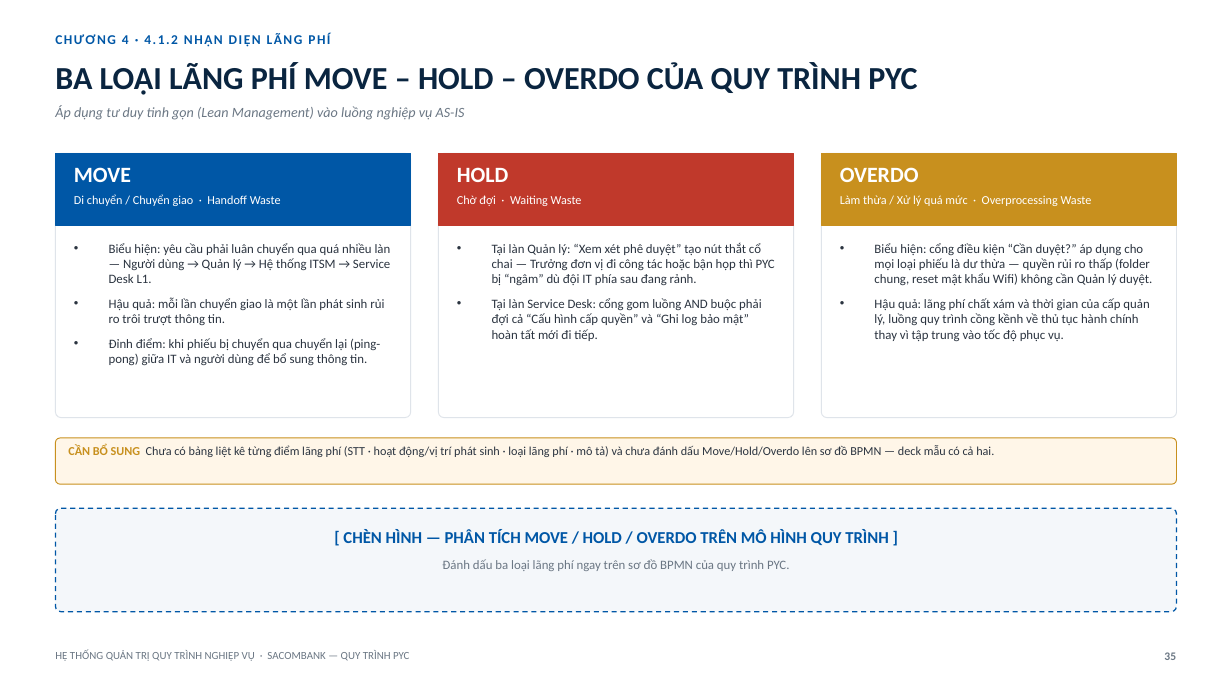
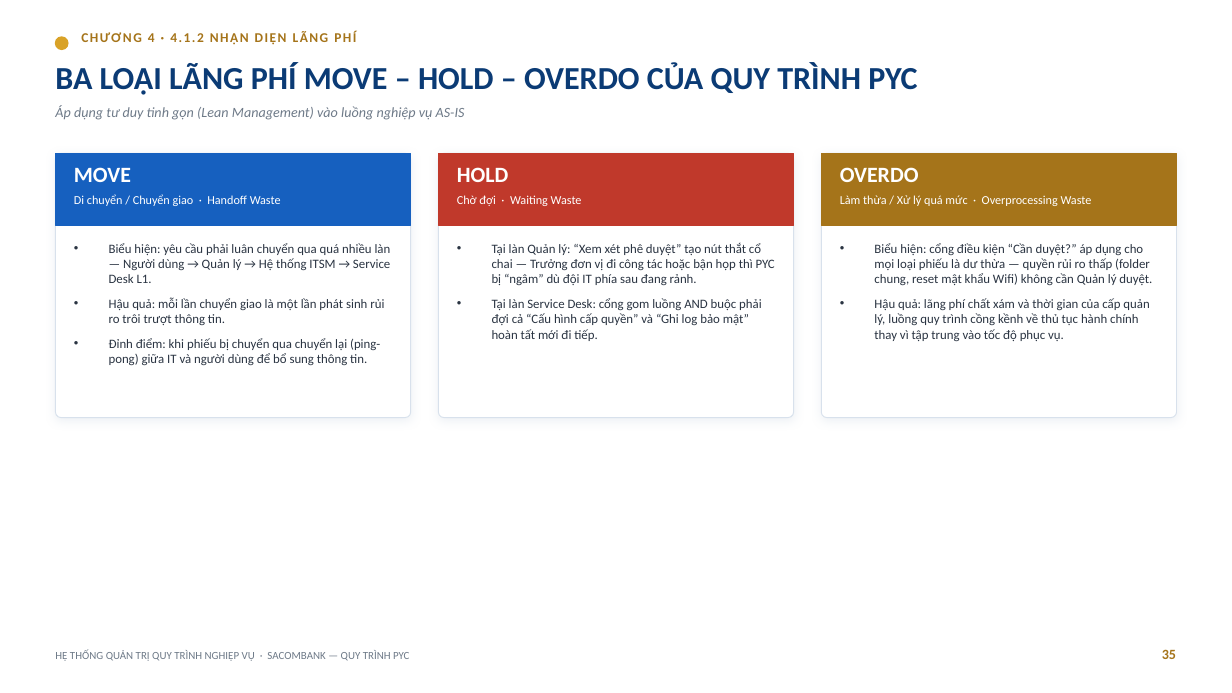
Before and after one commit to trilm83/SACOMBANK, a slide deck: slide 35 of BaoCao_PYC_Sacombank.pptx. Drawn at 1232x693 pixels with LibreOffice and Linux fonts; fonts in the diff are those of the drawing. Boxes give left, top, right and bottom in pixels: in the first picture for what was removed or moved away, otherwise in the second. Text is boxed around its words. In the diff, an @@ line names an element or a change of style, - is before the commit and + after.

```diff
--- a/BaoCao_PYC_Sacombank.pptx
+++ b/BaoCao_PYC_Sacombank.pptx
@@ text "BA LOẠI LÃNG PHÍ MOVE ..." at [55, 62, 917, 95]: text colour #0A2540 to #0B3B75 @@
@@ ellipse added at [55, 37, 68, 50], fill #D9A227, outline #D9A227 1 pt @@
@@ text "CHƯƠNG 4 · 4.1.2 NHẬN ...": place and size @@
-text "CHƯƠNG 4 · 4.1.2 NHẬN ..." at [122, 35, 178, 44]
+text "CHƯƠNG 4 · 4.1.2 NHẬN ..." at [148, 33, 204, 42]
@@ text "CHƯƠNG 4 · 4.1.2 NHẬN ..." at [148, 33, 204, 42]: text colour #0057A6 to #A5741A @@
@@ rounded rectangle at [55, 153, 410, 418]: outline #DFE4EA 0.75 pt to #D8E1EC 0.75 pt; shadow on @@
@@ rectangle at [55, 153, 410, 226]: fill #0057A6 to #1660BF; outline #0057A6 1 pt to #1660BF 1 pt @@
@@ rounded rectangle at [822, 153, 1177, 418]: outline #DFE4EA 0.75 pt to #D8E1EC 0.75 pt; shadow on @@
@@ rectangle at [822, 153, 1177, 226]: fill #C8901E to #A5741A; outline #C8901E 1 pt to #A5741A 1 pt @@
@@ rounded rectangle removed at [55, 438, 1177, 484] @@
@@ text removed at [68, 445, 994, 457] @@
-CẦN BỔ SUNG Chưa có bảng liệt kê từng điểm lãng phí (STT · hoạt động/vị trí phát sinh · loại lãng phí · mô tả) và chưa đánh dấu Move/Hold/Overdo lên sơ đồ BPMN — deck mẫu có cả hai.
@@ rounded rectangle removed at [55, 508, 1177, 612] @@
@@ text removed at [343, 530, 888, 545] @@
-[ CHÈN HÌNH — PHÂN TÍCH MOVE / HOLD / OVERDO TRÊN MÔ HÌNH QUY TRÌNH ]
@@ text removed at [442, 559, 789, 571] @@
-Đánh dấu ba loại lãng phí ngay trên sơ đồ BPMN của quy trình PYC.
@@ text "35" at [1162, 649, 1176, 659]: size 9 to 11 pt, text colour #6B7784 to #A5741A @@
```
Also in this commit, not shown: 42 other slides changed, 12 slides added, 4 slides removed.
